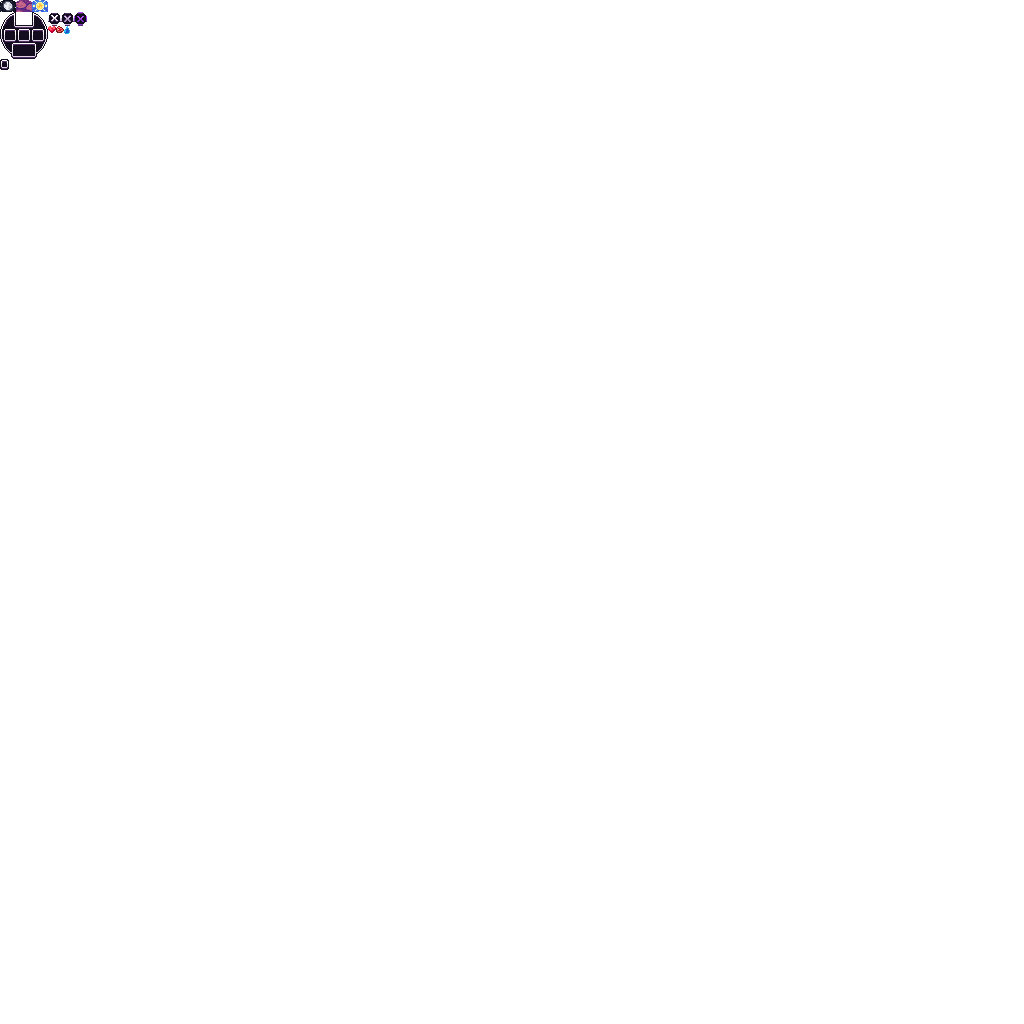
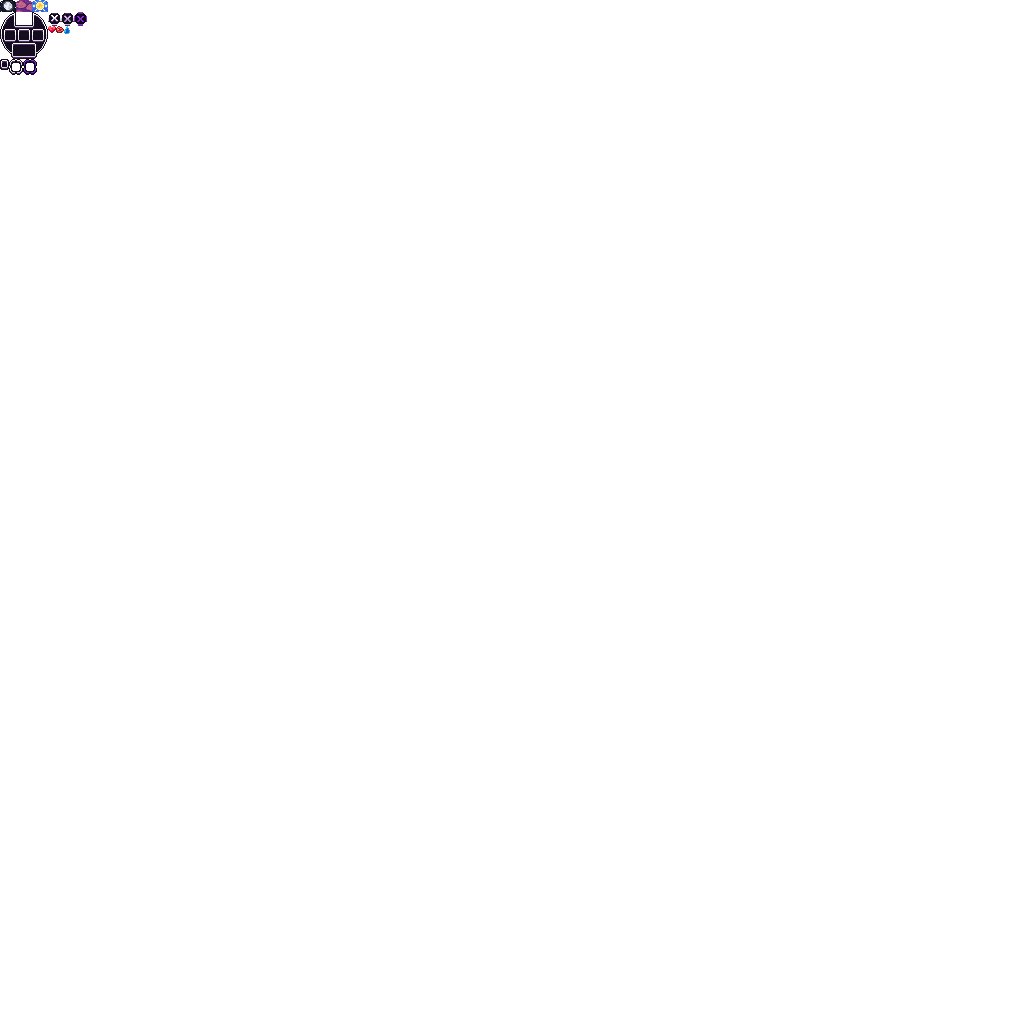
Layers edited between the first and the second 1024 × 1024 image:
added layer "Layer 6 copy 3" above "Layer 6 copy 2" over [23, 59, 37, 75]
added layer "Layer 6 copy 2" above "tooltip_bg_sliceable" over [9, 59, 23, 75]
painted on "Layer 5 copy 2" over [74, 12, 87, 25]
